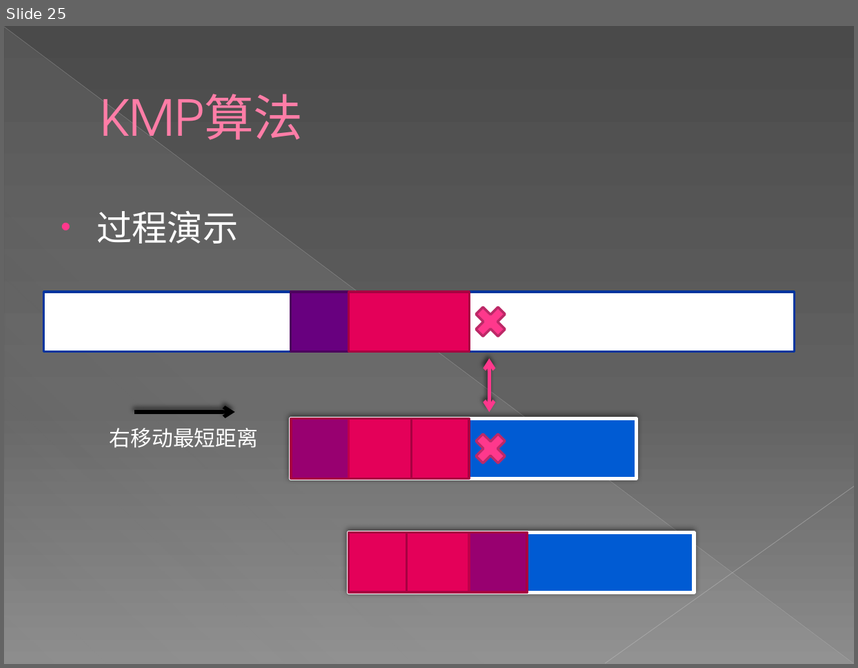
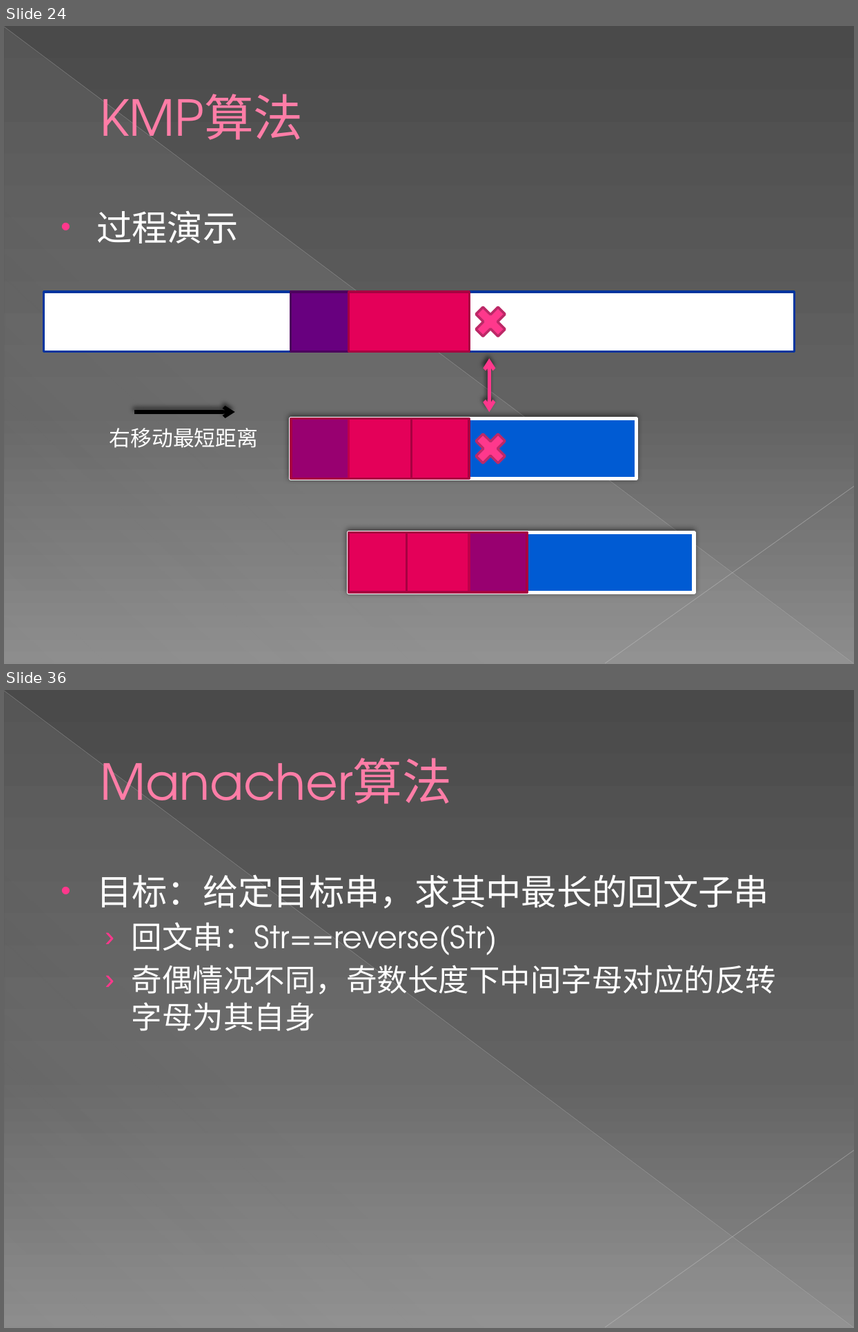
Before and after one commit to Eriri/Acm_Standard_Algorithm_Repository, a slide deck: 新建 Microsoft PowerPoint 演示文稿 (2).pptx. Shown one above the other, each under a label of ours: slide 25 before the commit, slides 24 and 36 after it; the slides between them are not shown. The pictures are 858x668 and 858x1332 pixels, drawn with LibreOffice and Linux fonts; fonts in the diff are those of the drawing. Boxes give left, top, right and bottom in pixels: in the first picture for what was removed or moved away, otherwise in the second. Text is boxed around its words. In the diff, an @@ line names an element or a change of style, - is before the commit and + after.

```diff
--- a/新建 Microsoft PowerPoint 演示文稿 (2).pptx
+++ b/新建 Microsoft PowerPoint 演示文稿 (2).pptx
@@ slide 36 added at [4,690,854,1328], background gradient #4A4A4A to #626262 to #8C8C8C; not listed: 3 template elements that a slide beside it also shows @@
@@ title added at [100,758,452,804], 42 pt, text #FF7DA7 @@
+Manacher算法
@@ text added at [96,874,777,1031], 26 pt, text #FFFFFF @@
+• 目标：给定目标串，求其中最长的回文子串
+  › 回文串：Str==reverse(Str)
+  › 奇偶情况不同，奇数长度下中间字母对应的反转字母为其自身
@@ what was slide 25 is now slide 24 @@
```
Also in this commit, not shown: 3 slides changed, 20 other slides added, 5 slides removed.
